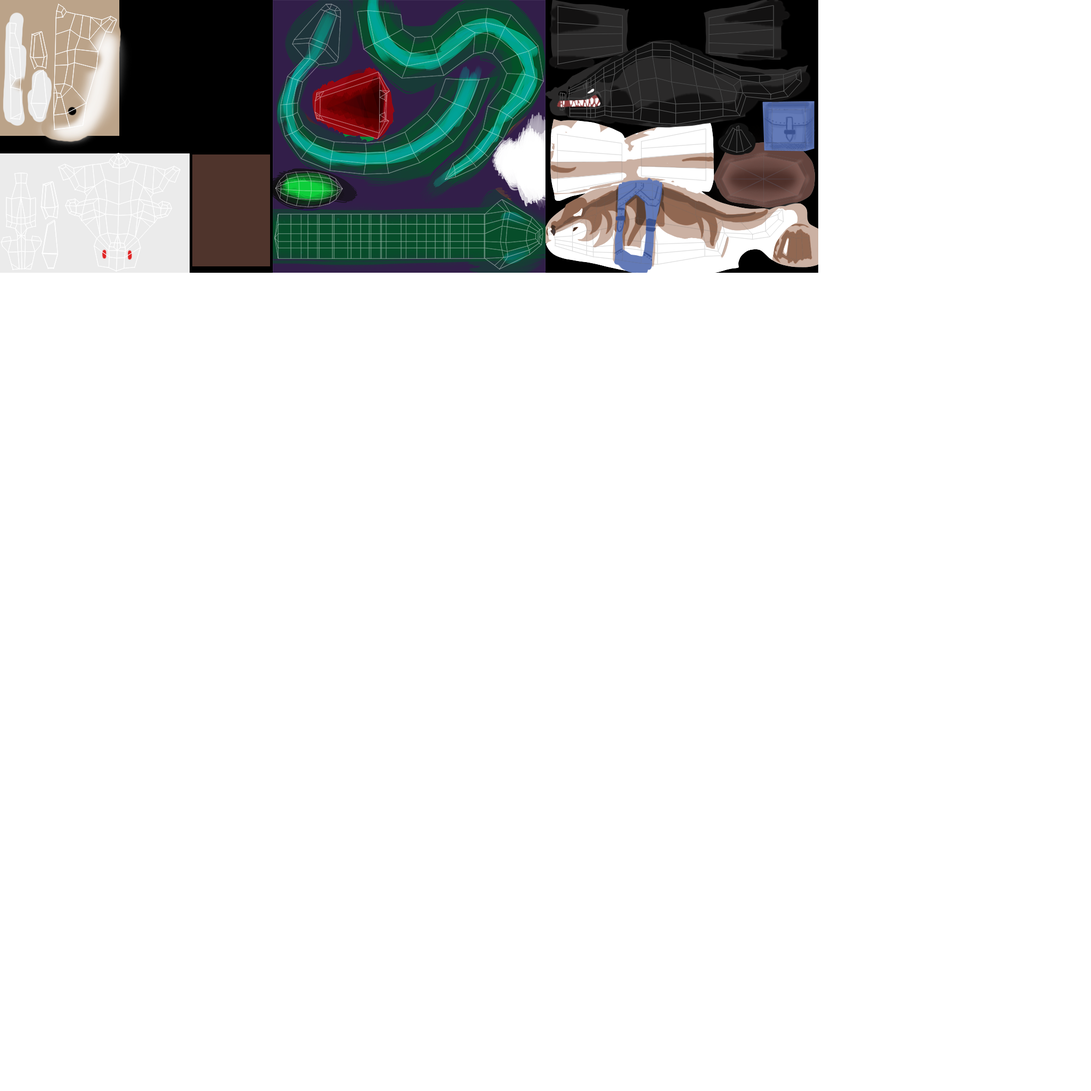
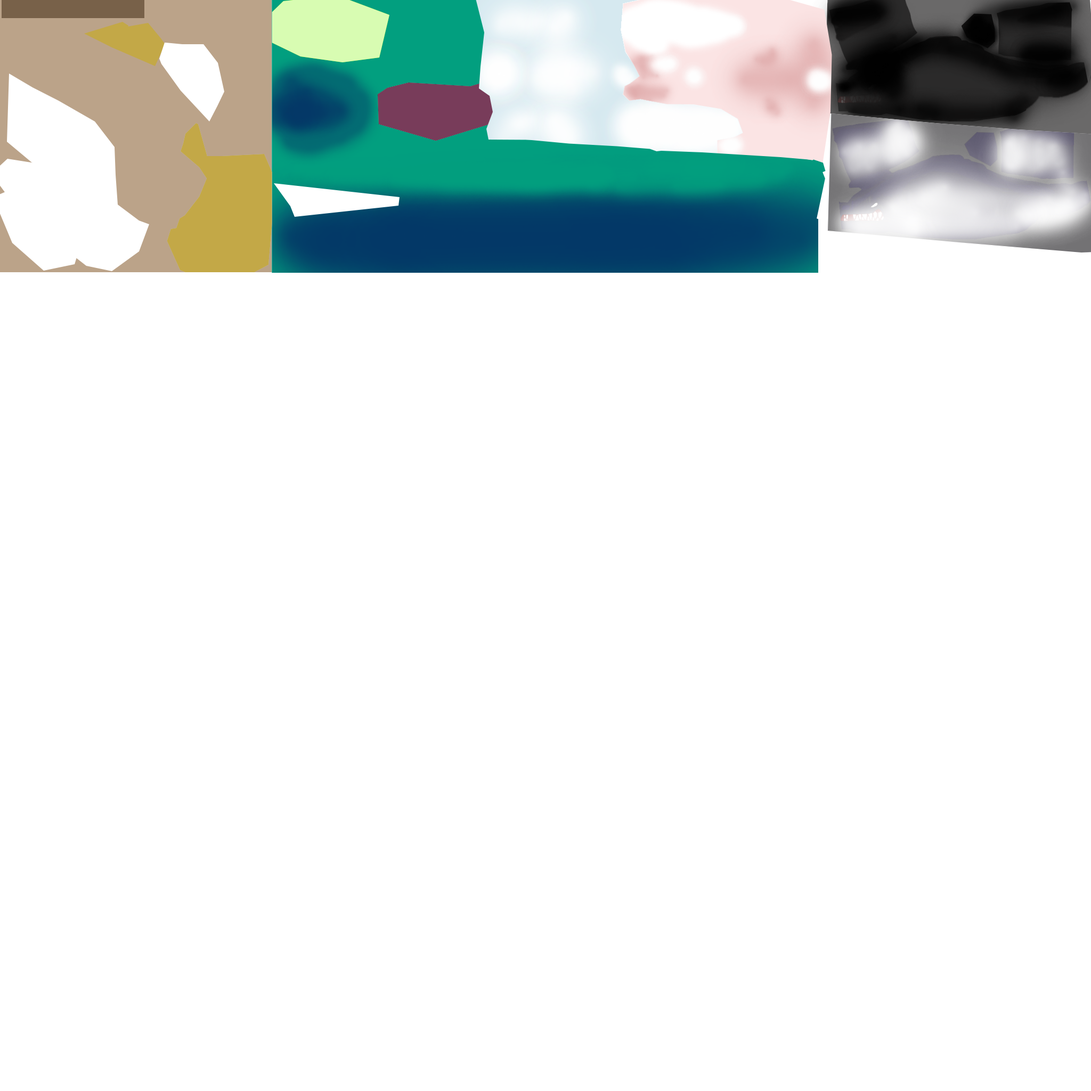
Before/after of a w=1091, h=1091 layered artwork. What changed in the layer stack:
renamed "UV Wolf copie" to "UV_Enemy", hid it, blend normal → difference, painted on it over bbox(0, 2, 1086, 272)
removed layer "UV Wolf" (was difference) over bbox(548, 4, 813, 265)
removed layer "UV_Snake" over bbox(274, 3, 545, 270)
removed layer "UV Jacob" over bbox(0, 3, 181, 272)
added group "TEX_Bird" with 1 layers above "TEX_Wolf" over bbox(0, 0, 273, 273)
added layer "Calque 14" in group "TEX_Bird" over bbox(0, 0, 273, 273)
renamed "fangs" to "Calque 12", painted on it over bbox(271, 0, 827, 273)
removed layer "snake" from group "TEX_Snake" over bbox(272, 0, 546, 273)
removed layer "Calque 1" (2nd of 3, in "TEX_Snake") from group "TEX_Snake" over bbox(272, 0, 546, 273)
removed layer "Calque 1" (3rd of 3, in "TEX_Jacob") from group "TEX_Jacob" over bbox(0, 0, 273, 273)
added layer "jacob" in group "TEX_Jacob+rabby" over bbox(620, 0, 833, 172)
added layer "rabby" in group "TEX_Jacob+rabby" over bbox(469, 0, 807, 177)
moved "Wolf" out of group "TEX_Wolf" over bbox(545, 0, 1091, 253)
added layer "Correction sélective 1" in group "Wolf" over bbox(805, 0, 1091, 253)
painted on "Calque 11" over bbox(560, 0, 1091, 135)
removed layer "wolf" from group "Wolf" over bbox(545, 0, 813, 156)
removed group "Dog" (10 layers) from group "TEX_Wolf" over bbox(545, 100, 824, 273)
removed layer "sac" from group "Dog" over bbox(613, 100, 817, 273)
removed group "pelage-loup" (7 layers) from group "Dog" over bbox(545, 118, 819, 273)
removed layer "Calque 2 copie" from group "pelage-loup" over bbox(545, 118, 819, 273)
removed layer "Calque 2" from group "pelage-loup" over bbox(550, 118, 819, 268)
removed layer "Calque 6" from group "pelage-loup" over bbox(545, 153, 819, 273)
removed layer "Calque 3" from group "TEX_Wolf" over bbox(545, 0, 819, 273)
…and 9 more changes (9 removed)
